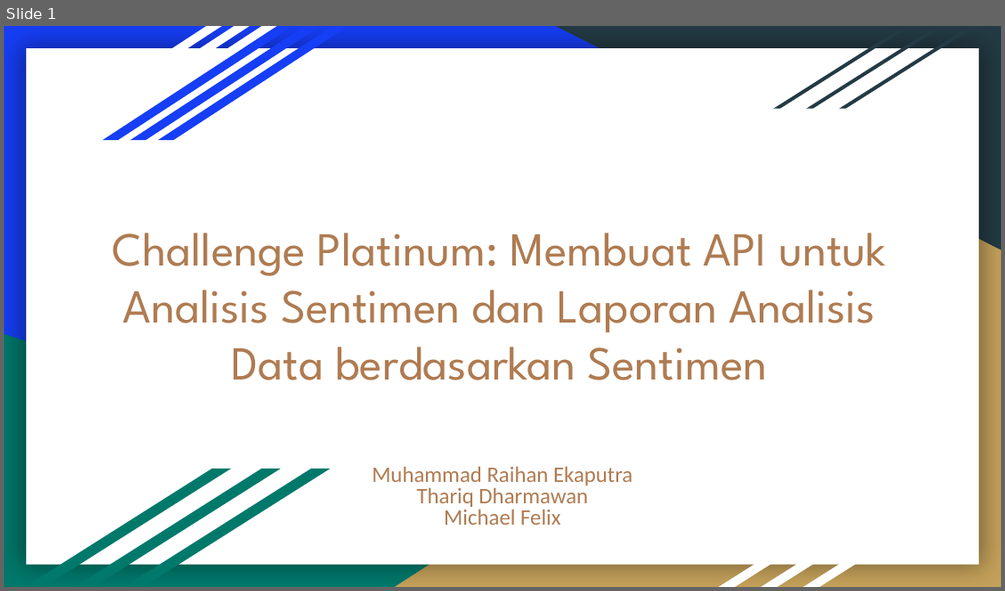
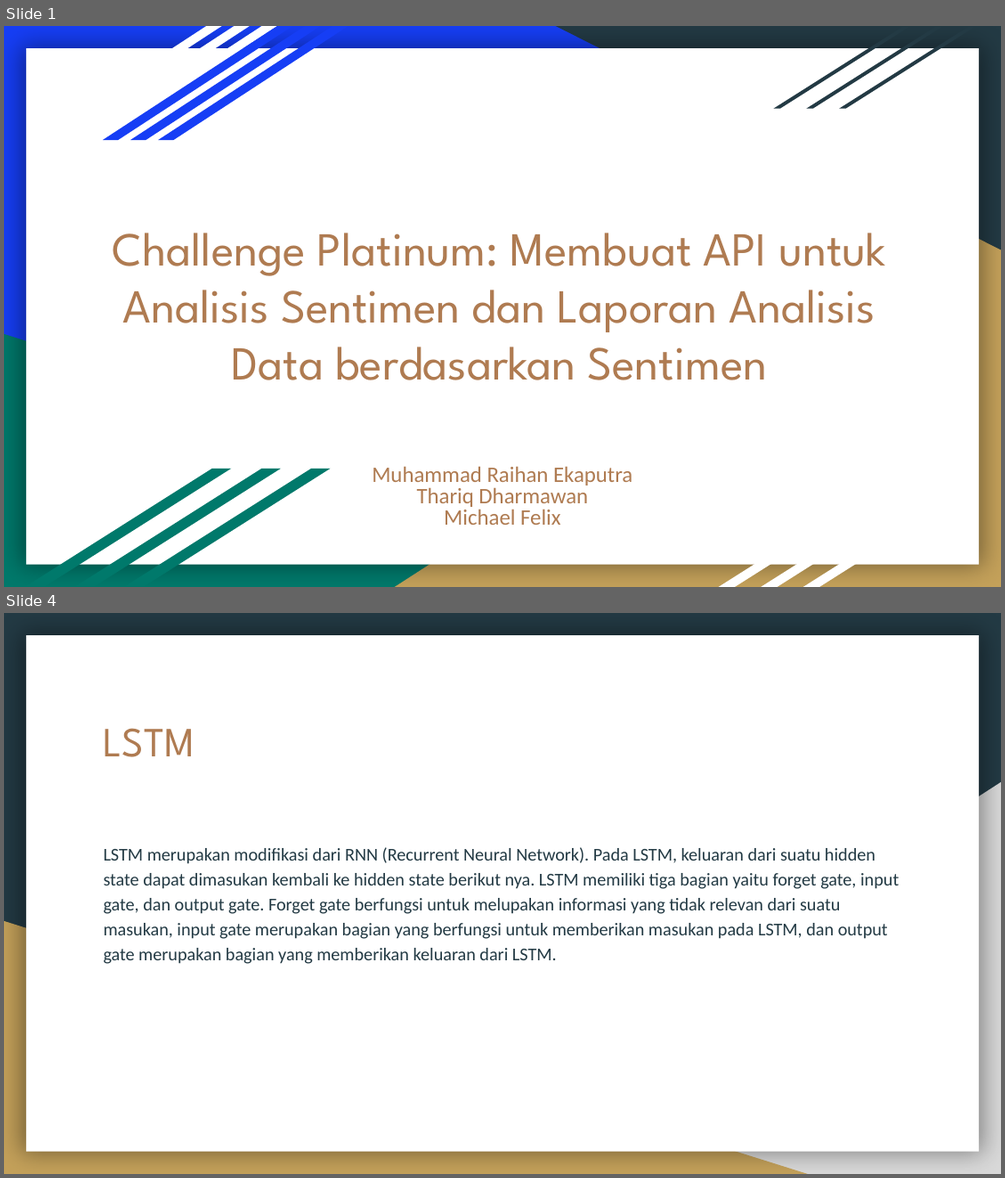
Before and after one commit to raihaneka50908/F_DSC2200908_08_Raihan_hate-speech_Platinum, a slide deck: Challenge Platinum_ Membuat API untuk Analisis Sentimen dan Laporan Analisis Data berdasarkan Sentimen.pptx. Shown one above the other, each under a label of ours: slide 1 before the commit, slides 1 and 4 after it; the slides between them are not shown. The pictures are 1005x591 and 1005x1178 pixels, drawn with LibreOffice and Linux fonts; fonts in the diff are those of the drawing. Boxes give left, top, right and bottom in pixels: in the first picture for what was removed or moved away, otherwise in the second. Text is boxed around its words. In the diff, an @@ line names an element or a change of style, - is before the commit and + after.

Commit message:
Update Challenge Platinum_ Membuat API untuk Analisis Sentimen dan Laporan Analisis Data berdasarkan Sentimen.pptx
PPT Final

```diff
--- a/Challenge Platinum_ Membuat API untuk Analisis Sentimen dan Laporan Analisis Data berdasarkan Sentimen.pptx
+++ b/Challenge Platinum_ Membuat API untuk Analisis Sentimen dan Laporan Analisis Data berdasarkan Sentimen.pptx
@@ slide 4 added at [4,613,1001,1174], background #233A44; not listed: 1 template element that a slide beside it also shows @@
@@ title added at [104,728,194,757], 30 pt, text #AF7B51 @@
+LSTM
@@ right triangle added at [395,782,1001,1174], fill #D9D9D9 @@
@@ text added at [104,847,898,964], 13 pt, text #233A44 @@
+LSTM merupakan modifikasi dari RNN (Recurrent Neural Network). Pada LSTM, keluaran dari suatu hidden state dapat dimasukan kembali ke hidden state berikut nya. LSTM memiliki tiga bagian yaitu forget gate, input gate, dan output gate. Forget gate berfungsi untuk melupakan informasi yang tidak relevan dari suatu masukan, input gate merupakan bagian yang berfungsi untuk memberikan masukan pada LSTM, dan output gate merupakan bagian yang memberikan keluaran dari LSTM.
@@ right triangle added at [4,921,808,1174], fill #C4A15A @@
```
Also in this commit, not shown: 2 slides changed, 6 other slides added, 5 slides removed.
